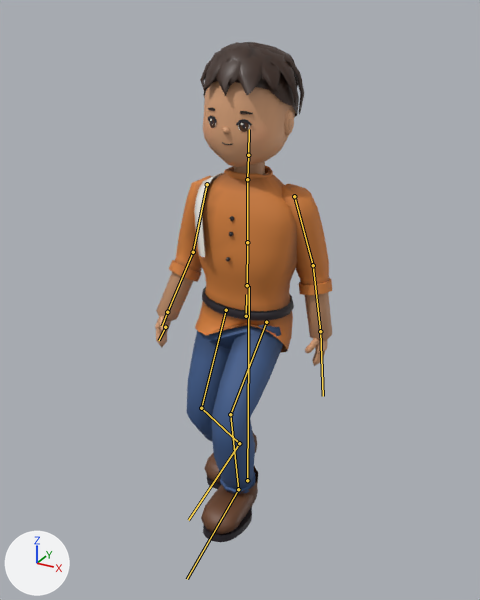
The glTF model public/models/villager-man.glb, before and after one commit.
One viewpoint serves both versions: a 50 mm lens placed at (0.988, -1.86, 1.695), pointed at (0.029, -0.116, 0.823). Every picture has the same lights, and +X, +Y and +Z are marked at lower left. The first picture is the older version. Both versions are drawn at frame 18 of the action 'Walk'; the numbers are the values there. The bones that bend it are drawn over the model as lines.

The first picture shows 'villager-man'.
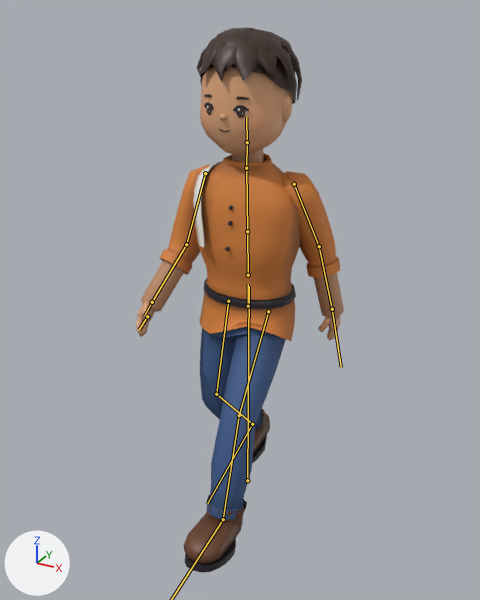
The edits, one by one:
Bone 'hips' (bone_hips) moves from (-0.011, -0.114, 0.0) to (-0.002, -0.075, 0.0).
Bone 'hips' (bone_hips) turns from (1, -3, -2) to (1, -4, 0) degrees about its own x, y and z.
Bone 'spine' (bone_spine) turns from (0, 2, 1) to (2, 3, 0) degrees about its own x, y and z.
Bone 'chest' (bone_chest) turns from (1, 3, 0) to (1, 4, 0) degrees about its own x, y and z.
Bone 'head' (bone_head) turns from (0, -2, 0) to (-1, -2, 0) degrees about its own x, y and z.
Bone 'upperarm_L' (bone_upperarm_l) turns from (9, 2, 3) to (17, 3, 4) degrees about its own x, y and z.
Bone 'hand_L' (bone_hand_l) turns from (-4, -1, -1) to (-1, 0, 0) degrees about its own x, y and z.
Bone 'upperarm_R' (bone_upperarm_r) turns from (-5, 1, 1) to (-13, 3, 3) degrees about its own x, y and z.
Bone 'forearm_R' (bone_forearm_r) turns from (-15, 4, 4) to (-21, 6, 5) degrees about its own x, y and z.
Bone 'thigh_L' (bone_thigh_l) turns from (-58, -10, -1) to (-39, -11, 3) degrees about its own x, y and z.
Bone 'shin_L' (bone_shin_l) turns from (65, 0, 0) to (17, 0, 0) degrees about its own x, y and z.
Bone 'foot_L' (bone_foot_l) turns from (-18, 3, 0) to (4, 3, 8) degrees about its own x, y and z.
Bone 'thigh_R' (bone_thigh_r) turns from (-23, 4, -2) to (-8, 3, 2) degrees about its own x, y and z.
Bone 'shin_R' (bone_shin_r) turns from (55, 0, 0) to (44, 0, 0) degrees about its own x, y and z.
Bone 'foot_R' (bone_foot_r) turns from (-33, -1, 5) to (-29, -1, 3) degrees about its own x, y and z.

Changed parts and their boxes [x1, y1, x2, y2] in the pictures (480 x 600 px):
'villager-man', posed (17% wider, 9% taller)
    before: [155, 42, 332, 542]
    after: [136, 27, 344, 573]
bone 'hips', root to tip
    before: (246, 316) to (246, 294)
    after: (248, 306) to (248, 284)
bone 'spine', root to tip
    before: (247, 285) to (247, 242)
    after: (248, 275) to (247, 231)
bone 'chest', root to tip
    before: (247, 242) to (247, 179)
    after: (247, 231) to (246, 168)
bone 'head', root to tip
    before: (248, 155) to (249, 129)
    after: (247, 142) to (246, 117)
bone 'upperarm_L', root to tip
    before: (294, 196) to (313, 265)
    after: (294, 184) to (319, 246)
bone 'hand_L', root to tip
    before: (320, 331) to (323, 396)
    after: (332, 309) to (341, 367)
bone 'upperarm_R', root to tip
    before: (207, 184) to (193, 252)
    after: (205, 173) to (186, 244)
bone 'forearm_R', root to tip
    before: (193, 252) to (167, 312)
    after: (186, 244) to (152, 302)
bone 'thigh_L', root to tip
    before: (266, 322) to (230, 414)
    after: (268, 311) to (239, 415)
bone 'shin_L', root to tip
    before: (230, 414) to (238, 489)
    after: (239, 415) to (223, 519)
bone 'thigh_R', root to tip
    before: (226, 310) to (201, 408)
    after: (228, 301) to (216, 394)
bone 'shin_R', root to tip
    before: (201, 408) to (239, 443)
    after: (216, 394) to (252, 424)
bone 'foot_R', root to tip
    before: (239, 443) to (188, 520)
    after: (252, 424) to (207, 503)
